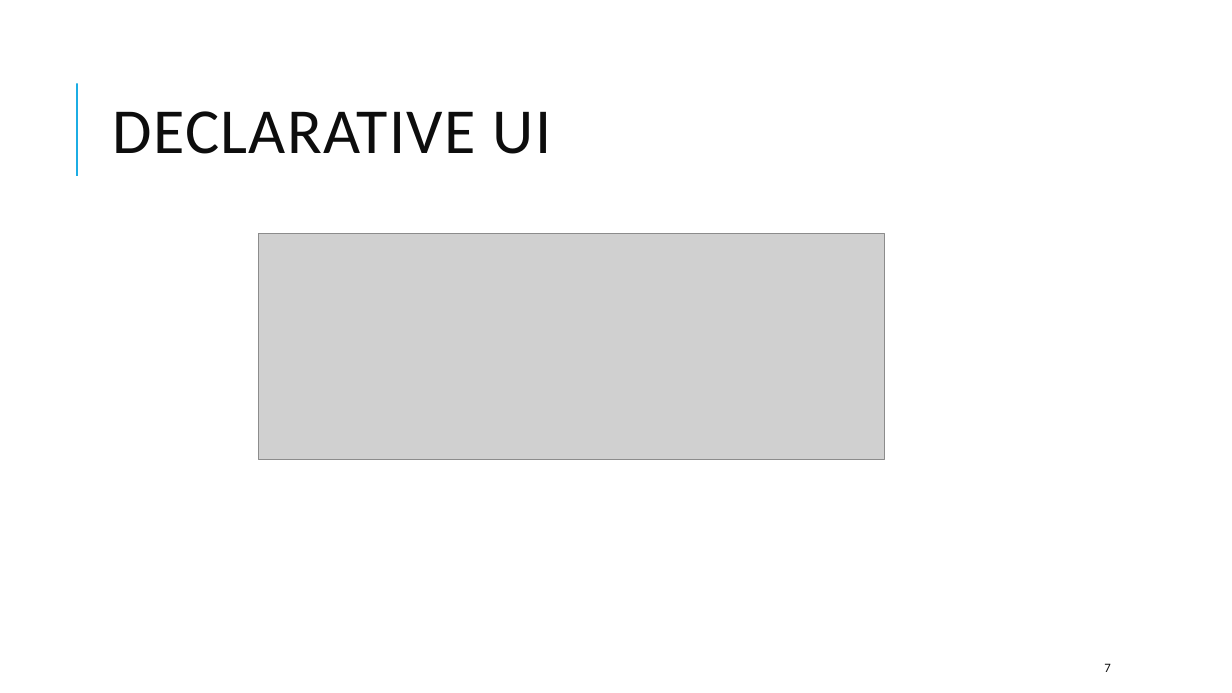
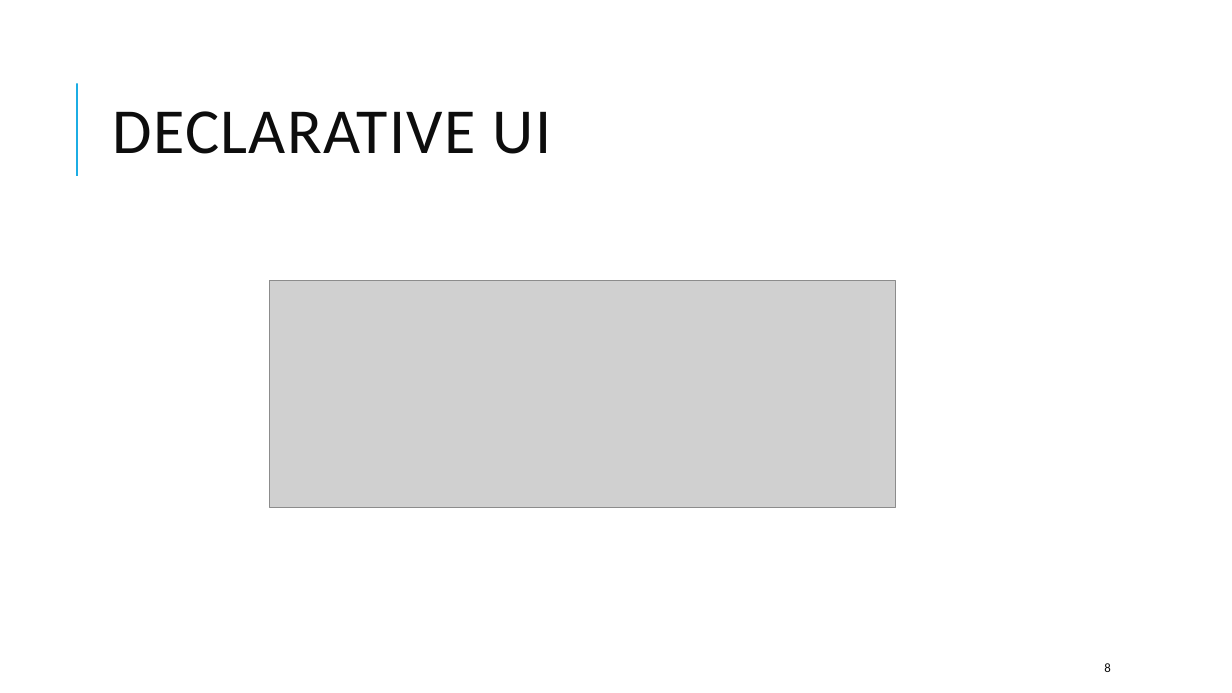
Before and after one commit to Sakai-san/powercoders, a slide deck: slide 8 of reactWorkshop.odp (slide 7 before the commit). Drawn at 1232x693 pixels with LibreOffice and Linux fonts; fonts in the diff are those of the drawing; grey boxes stand for pictures. Boxes give left, top, right and bottom in pixels: in the first picture for what was removed or moved away, otherwise in the second. Text is boxed around its words. In the diff, an @@ line names an element or a change of style, - is before the commit and + after.

```diff
--- a/reactWorkshop.odp
+++ b/reactWorkshop.odp
@@ picture: place and size @@
-picture at box(259, 233, 884, 459)
+picture at box(270, 281, 896, 507)
@@ page number at box(1104, 663, 1110, 672): text changed @@
-7
+8
```
Also in this commit, not shown: 2 slides added, 1 slide removed.
